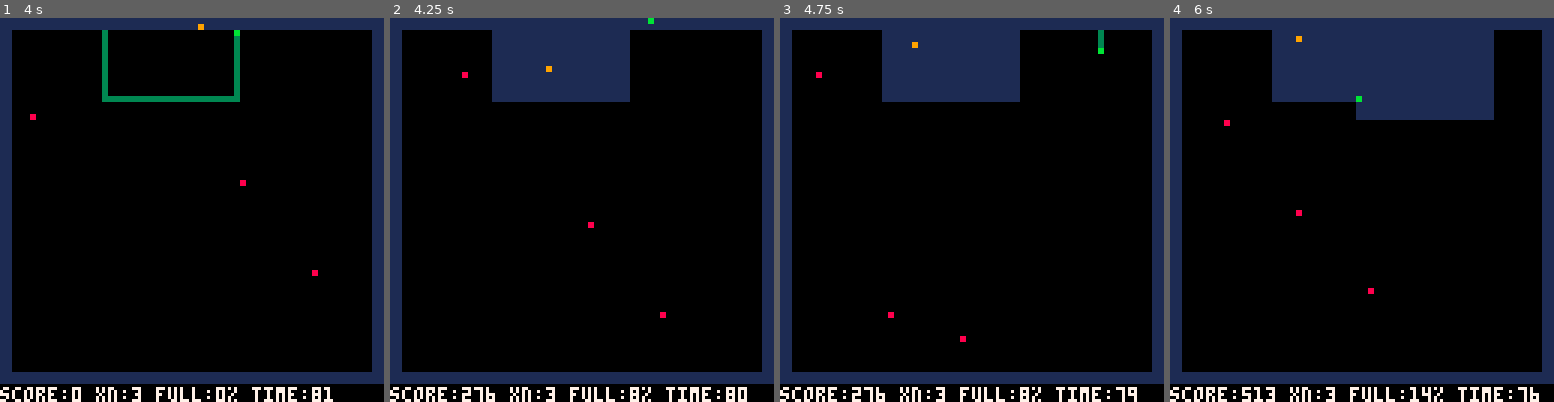
Above: before the commit, frames 1-4 (left to right).
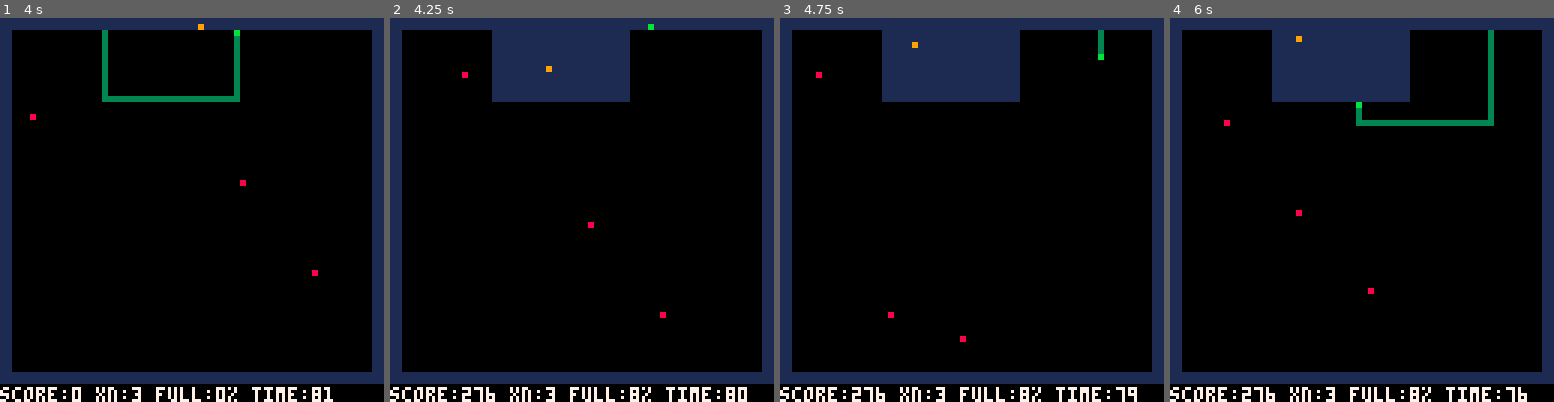
Above: after the commit, the same moments.

Repository: newagebegins/xonix-pico8
Game: PICO-8 cartridge xonix.p8
Two runs of this game, one before a commit and one after it. Both use one fixed random seed, a clock stepped at 60 frames per second and the inputs below.
Inputs:
- Up to frame 1 (4 s): tap X (X key) at 1.07, 2.07, 2.4, 2.73, 3.07, 3.4, 3.73 s; hold Left 1.97-2.37 s; hold Down 2.42-2.82 s; hold Right 2.87-3.53 s; hold Up from 3.58 s (still down)
- Up to frame 2 (4.25 s): tap X (X key) at 4.07 s; release Up at 4.08 s; hold Right from 4.13 s (still down)
- Up to frame 3 (4.75 s): tap X (X key) at 4.4, 4.73 s; release Right at 4.53 s; hold Down from 4.58 s (still down)
- Up to frame 4 (6 s): tap X (X key) at 5.07, 5.4, 5.73 s; release Down at 5.08 s; hold Left 5.13-5.8 s; hold Up from 5.85 s (still down)

Frame 1 is identical in both runs. In frame 2, less than 0.1% of the frame differs, in the area x 67-69%, y 0-4%; in frame 3, less than 0.1%; in frame 4, 7.0%, in the area x 18-97%, y 3-100%.

Commit message:
Stop the player after capturing land

Diff:
--- a/xonix.p8
+++ b/xonix.p8
@@ -87,7 +87,7 @@
  p.x=flr(mw/2)-1
  p.y=0
  p.dx=0
- p.dy=-1
+ p.dy=0
  p.in_sea=false
 
  m[p.y][p.x]=m_plr
@@ -306,6 +306,9 @@
 end
 
 function update_player()
+ if p.dx==0 and p.dy==0 then
+  return
+ end
  local nx=p.x+p.dx
  local ny=p.y+p.dy
  local to=m[ny] and m[ny][nx]
@@ -316,6 +319,8 @@
    p.in_sea=false
    expand_land(trl_end)
    full=calc_full()
+   p.dx=0
+   p.dy=0
   elseif to==m_sea then
    move_player()
   elseif to==m_ens or
